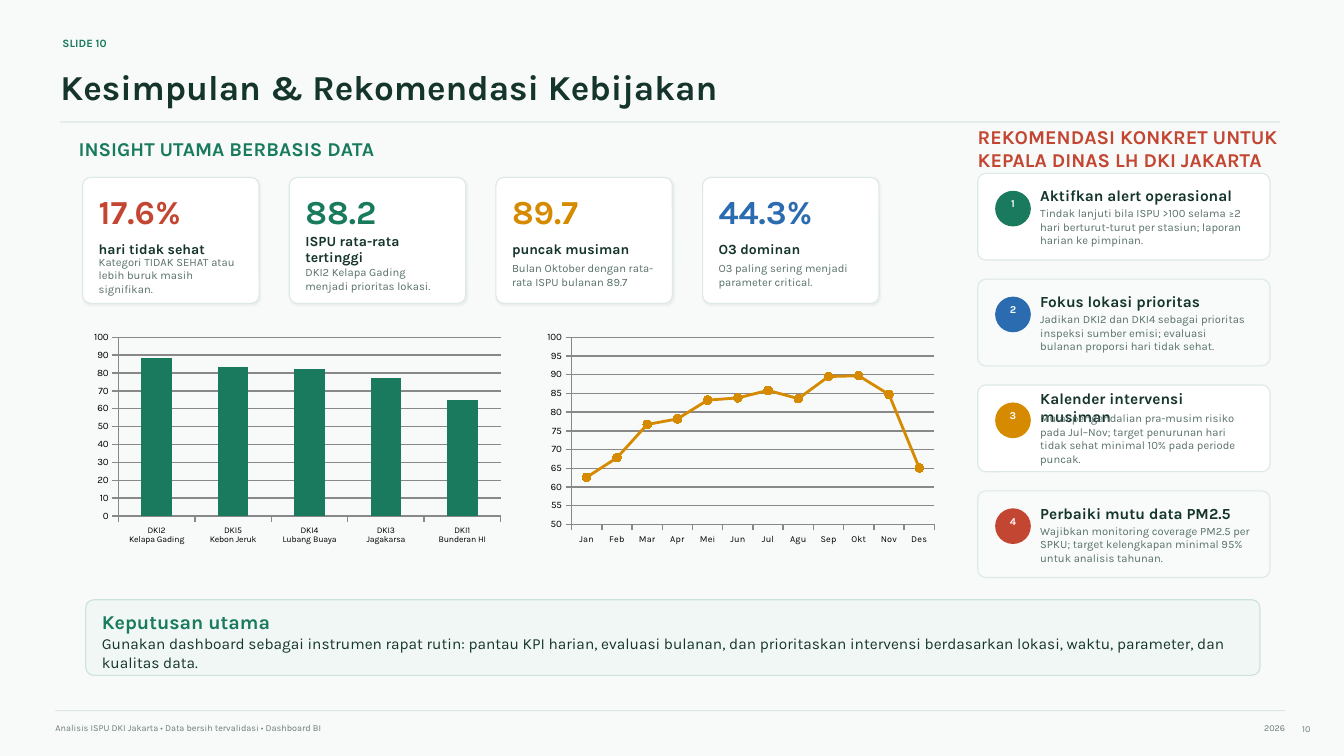
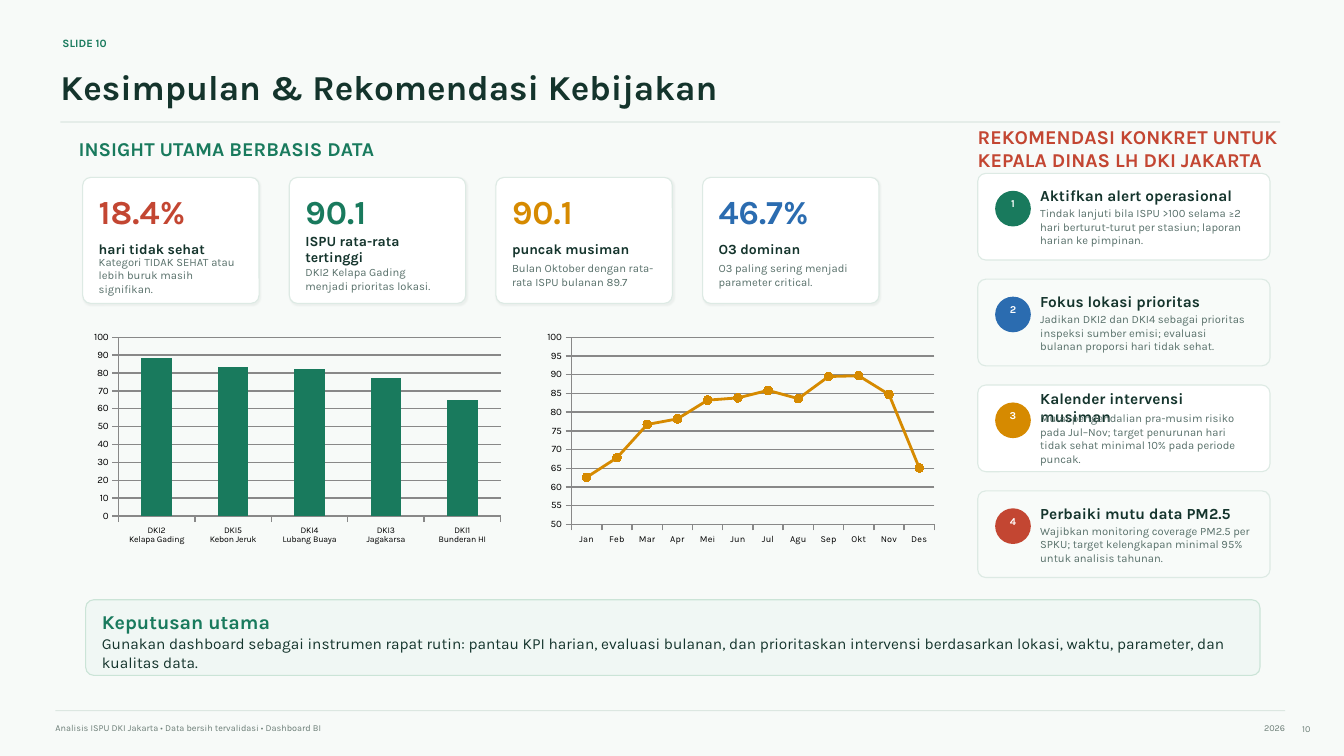
Before and after one commit to fahryanputra/data-analysis-ispu, a slide deck: slide 10 of outputs/paparan_ispu_dki_jakarta.pptx. Drawn at 1344x756 pixels with LibreOffice and Linux fonts; fonts in the diff are those of the drawing. Boxes give left, top, right and bottom in pixels: in the first picture for what was removed or moved away, otherwise in the second. Text is boxed around its words. In the diff, an @@ line names an element or a change of style, - is before the commit and + after.

```diff
--- a/outputs/paparan_ispu_dki_jakarta.pptx
+++ b/outputs/paparan_ispu_dki_jakarta.pptx
@@ text at box(99, 201, 186, 225): text changed @@
-17.6%
+18.4%
@@ text at box(305, 201, 366, 225): text changed @@
-88.2
+90.1
@@ text at box(512, 201, 573, 225): text changed @@
-89.7
+90.1
@@ text at box(719, 201, 809, 225): text changed @@
-44.3%
+46.7%
```
Also in this commit, not shown: 6 other slides changed, 4 other files.
